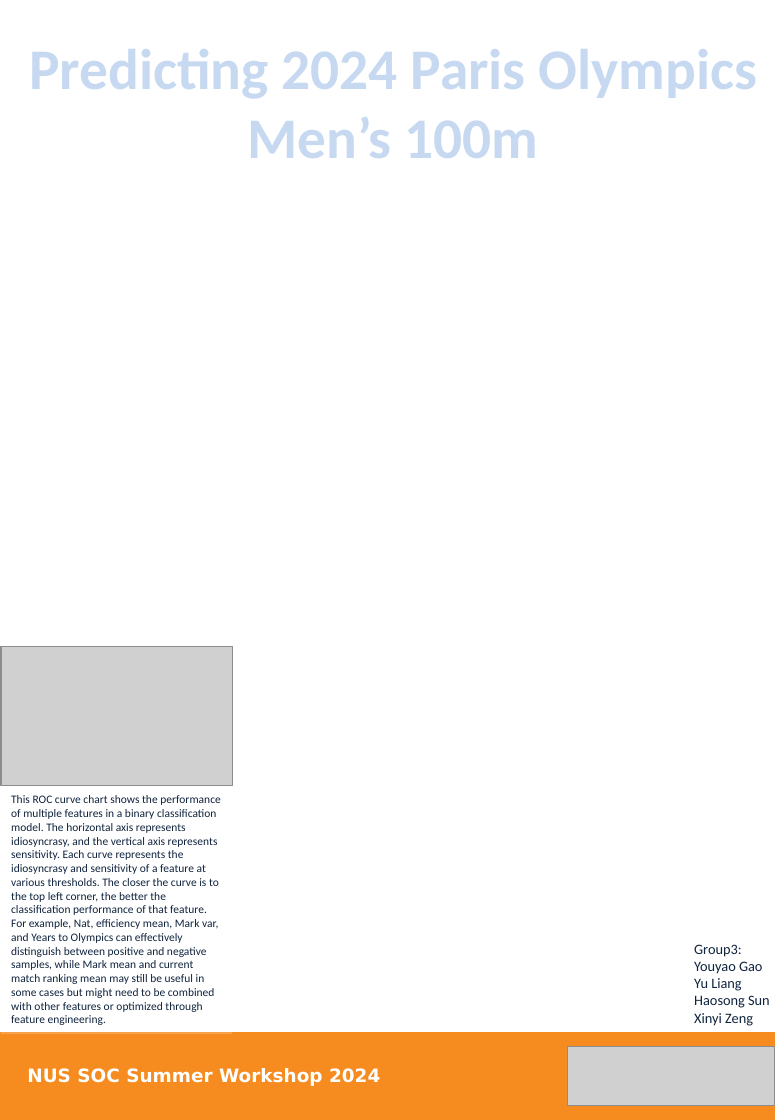
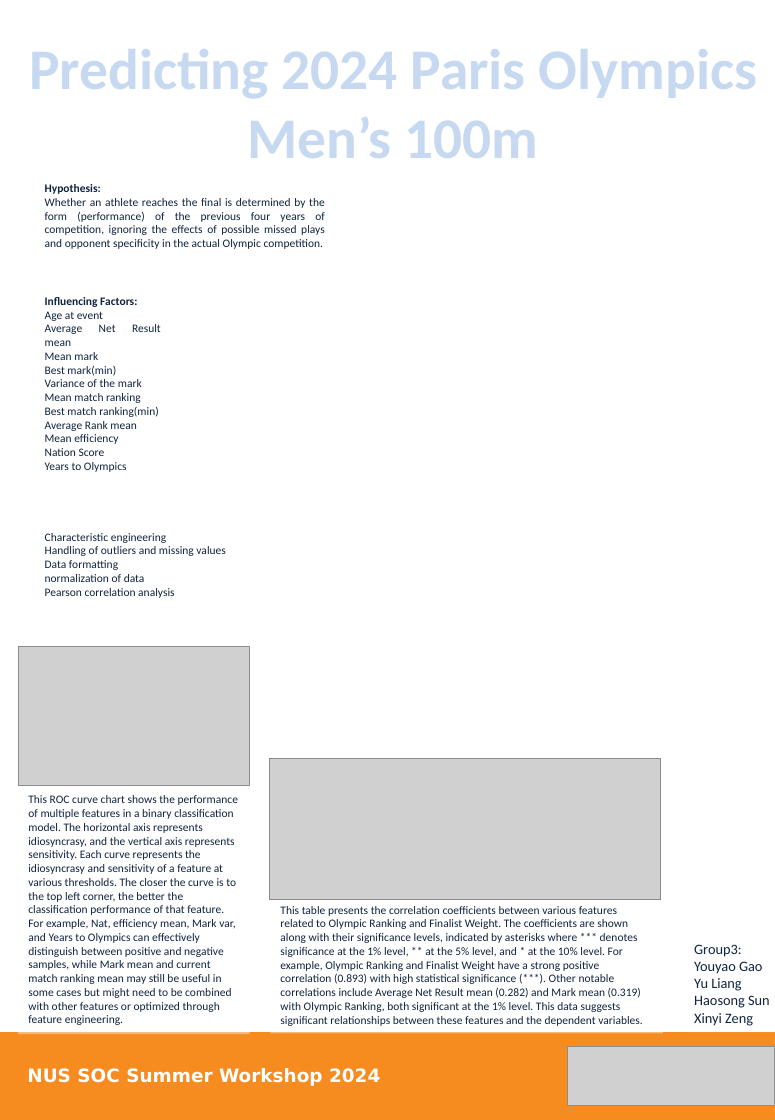
Before and after one commit to dashen2004/NUS_Group3, a slide deck: slide 1 of docs/myPoster.pptx. Drawn at 775x1120 pixels with LibreOffice and Linux fonts; fonts in the diff are those of the drawing; grey boxes stand for pictures; background and template pictures are left out. Boxes give left, top, right and bottom in pixels: in the first picture for what was removed or moved away, otherwise in the second. Text is boxed around its words. In the diff, an @@ line names an element or a change of style, - is before the commit and + after.

Commit message:
upload a uncompleted version of poster

```diff
--- a/docs/myPoster.pptx
+++ b/docs/myPoster.pptx
@@ text added at [45,184,325,249], 8 pt, text #0F243E @@
+Hypothesis:
+Whether an athlete reaches the final is determined by the form (performance) of the previous four years of competition, ignoring the effects of possible missed plays and opponent specificity in the actual Olympic competition.
@@ text added at [45,297,161,472], 8 pt, text #0F243E @@
+Influencing Factors:
+Age at event
+Average Net Result mean
+Mean mark
+Best mark(min)
+Variance of the mark
+Mean match ranking
+Best match ranking(min)
+Average Rank mean
+Mean efficiency
+Nation Score
+Years to Olympics
@@ text added at [45,533,225,598], 8 pt, text #0F243E @@
+Characteristic engineering
+Handling of outliers and missing values
+Data formatting
+normalization of data
+Pearson correlation analysis
@@ picture: place and size @@
-picture at [1,646,232,785]
+picture at [19,646,250,785]
@@ picture added at [269,757,660,899] @@
@@ rectangle "This ROC curve chart shows ...": place and size @@
-rectangle "This ROC curve chart shows ..." at [1,786,232,1033]
+rectangle "This ROC curve chart shows ..." at [19,786,250,1033]
@@ rectangle "This ROC curve chart shows ..." at [19,786,250,1033]: fill #FFFFFF at 20% opacity to #FFFFFF at 40% opacity @@
@@ rectangle added at [271,897,663,1032], fill #FFFFFF at 40% opacity, 8 pt, text #0F243E @@
+This table presents the correlation coefficients between various features related to Olympic Ranking and Finalist Weight. The coefficients are shown along with their significance levels, indicated by asterisks where *** denotes significance at the 1% level, ** at the 5% level, and * at the 10% level. For example, Olympic Ranking and Finalist Weight have a strong positive correlation (0.893) with high statistical significance (***). Other notable correlations include Average Net Result mean (0.282) and Mark mean (0.319) with Olympic Ranking, both significant at the 1% level. This data suggests significant relationships between these features and the dependent variables.
```
